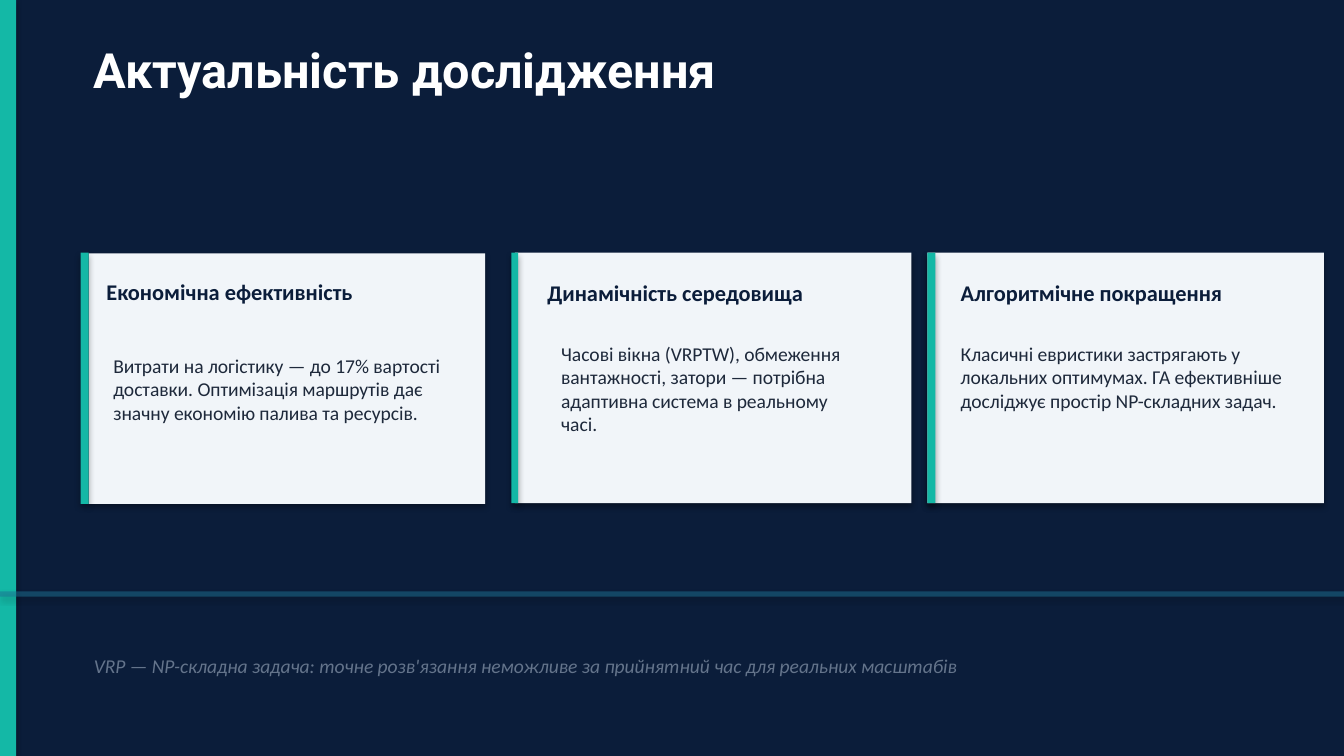
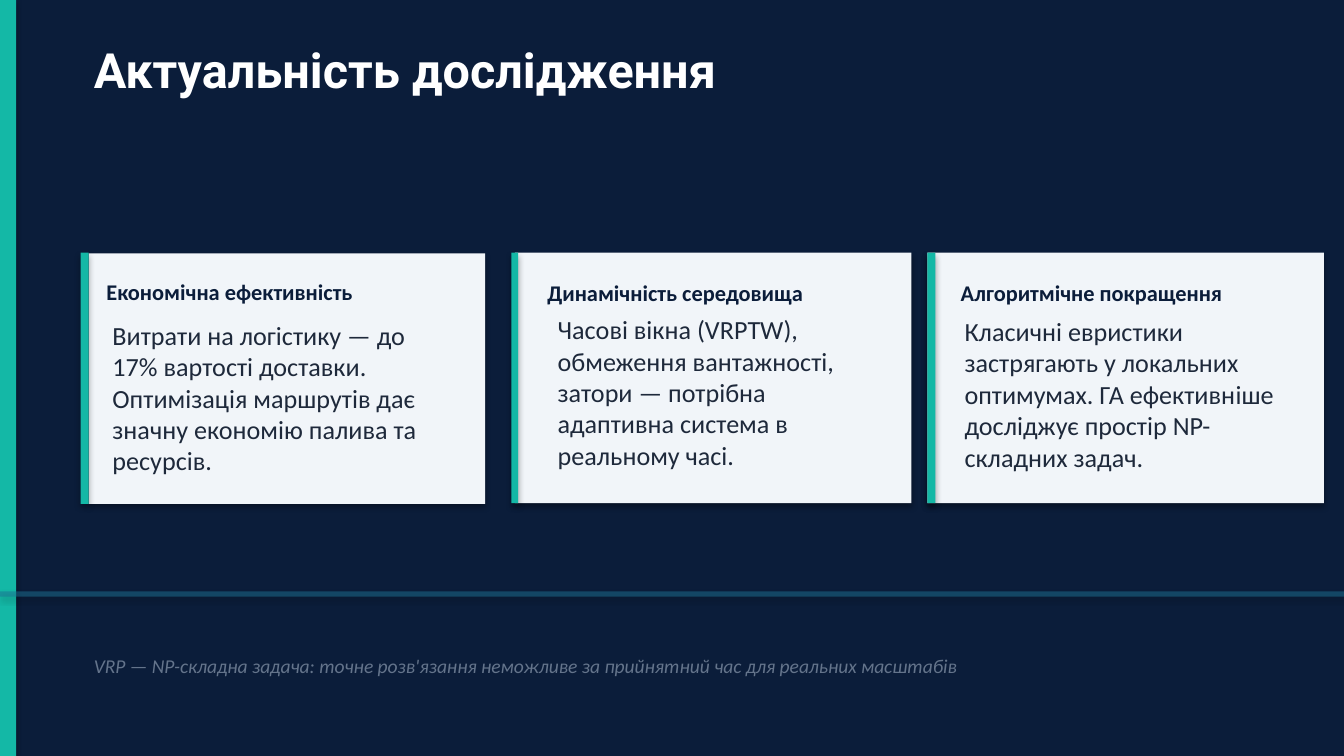
Before and after one commit to timurrte/DeliveryIQ, a slide deck: slide 3 of Звіт/Диплом/Презентація/Презентація_диплом_Ніколаєв.pptx. Drawn at 1344x756 pixels with LibreOffice and Linux fonts; fonts in the diff are those of the drawing. Boxes give left, top, right and bottom in pixels: in the first picture for what was removed or moved away, otherwise in the second. Text is boxed around its words. In the diff, an @@ line names an element or a change of style, - is before the commit and + after.

```diff
--- a/Звіт/Диплом/Презентація/Презентація_диплом_Ніколаєв.pptx
+++ b/Звіт/Диплом/Презентація/Презентація_диплом_Ніколаєв.pptx
@@ text "Витрати на логістику — до ...": place and size @@
-text "Витрати на логістику — до ..." at [113,359,440,423]
+text "Витрати на логістику — до ..." at [112,327,417,475]
@@ text "Часові вікна (VRPTW), обмеження вантажності, ...": place and size @@
-text "Часові вікна (VRPTW), обмеження вантажності, ..." at [561,347,840,431]
+text "Часові вікна (VRPTW), обмеження вантажності, ..." at [558,320,834,470]
@@ size 10.5 to 14 pt in 3 elements at [558,320,834,470], [112,327,417,475], [965,323,1274,472] @@
@@ text "Класичні евристики застрягають у локальних ...": place and size @@
-text "Класичні евристики застрягають у локальних ..." at [961,347,1282,412]
+text "Класичні евристики застрягають у локальних ..." at [965,323,1274,472]
```
Also in this commit, not shown: 10 other slides changed, 1 other file.
